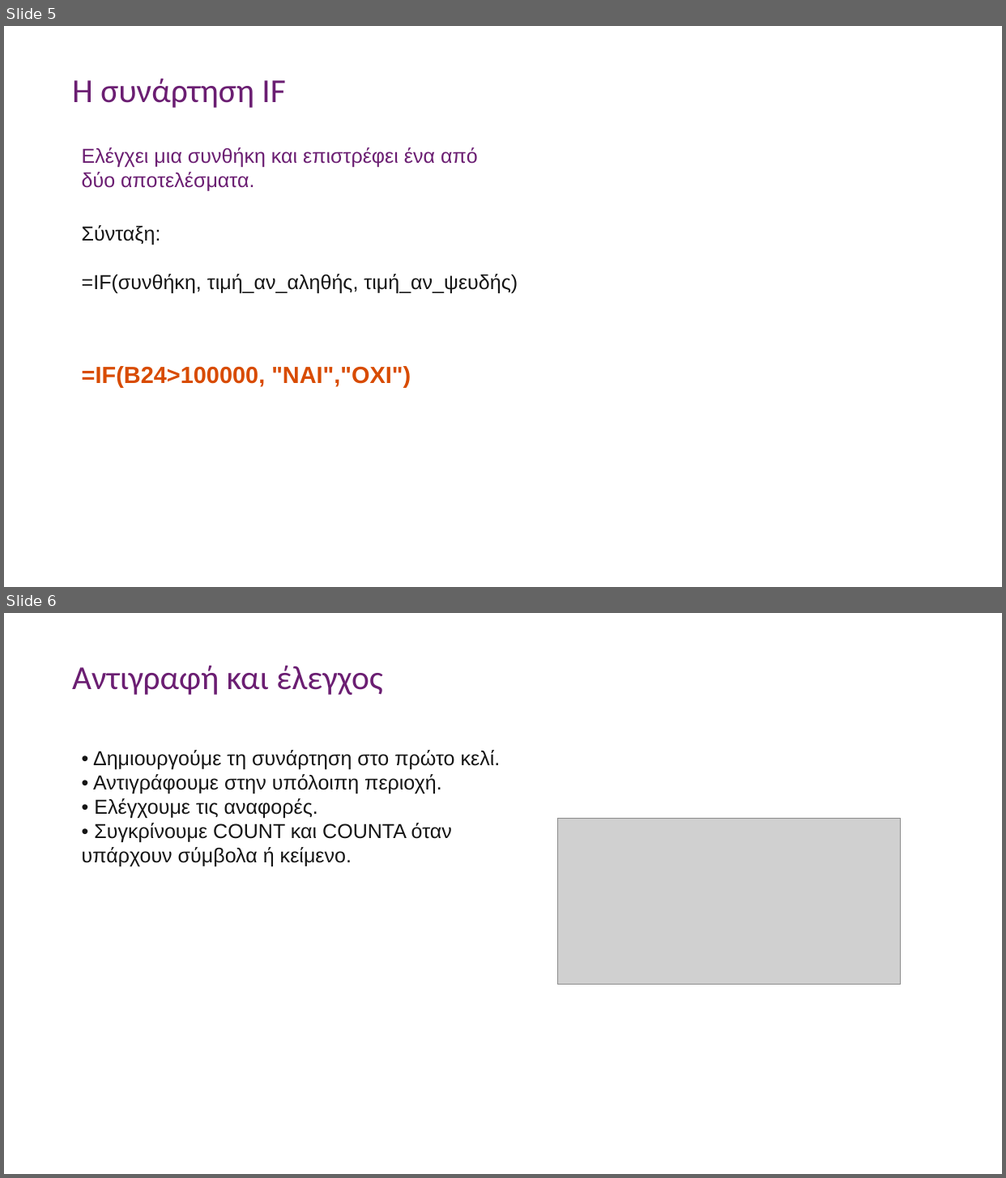
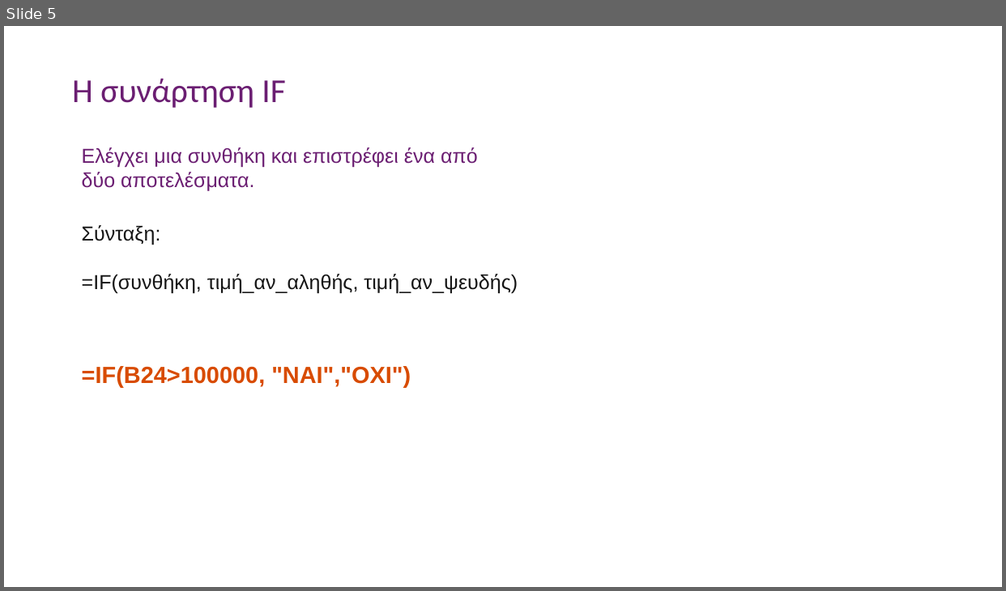
Before and after one commit to aristos32/education, a slide deck: schools-presentations/B Gymnasiou/B41M10 - Συναρτήσεις.pptx. Shown one above the other, each under a label of ours: slides 5 and 6 before the commit, slide 5 after it. The pictures are 1006x1178 and 1006x591 pixels, drawn with LibreOffice and Linux fonts; fonts in the diff are those of the drawing; grey boxes stand for pictures. Boxes give left, top, right and bottom in pixels: in the first picture for what was removed or moved away, otherwise in the second. Text is boxed around its words. In the diff, an @@ line names an element or a change of style, - is before the commit and + after.

```diff
--- a/schools-presentations/B Gymnasiou/B41M10 - Συναρτήσεις.pptx
+++ b/schools-presentations/B Gymnasiou/B41M10 - Συναρτήσεις.pptx
@@ slide 6 removed at (4,613,1002,1174), background #FFFFFF @@
@@ text removed at (72,665,383,695) @@
-Αντιγραφή και έλεγχος
@@ text removed at (82,750,501,867) @@
-• Δημιουργούμε τη συνάρτηση στο πρώτο κελί.
-• Αντιγράφουμε στην υπόλοιπη περιοχή.
-• Ελέγχουμε τις αναφορές.
-• Συγκρίνουμε COUNT και COUNTA όταν υπάρχουν σύμβολα ή κείμενο.
@@ picture removed at (558,819,901,984) @@
```
Also in this commit, not shown: 39 other files.
